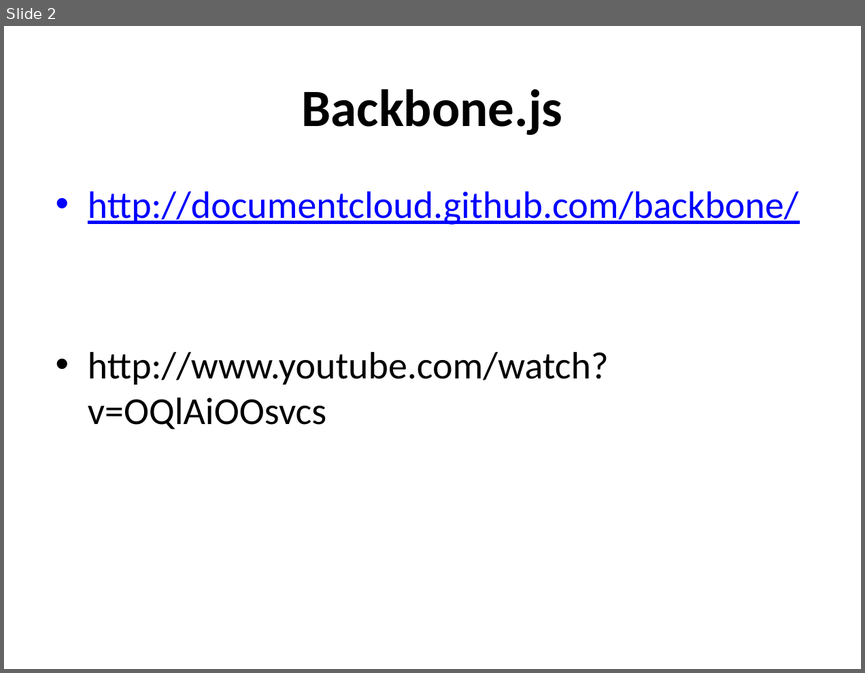
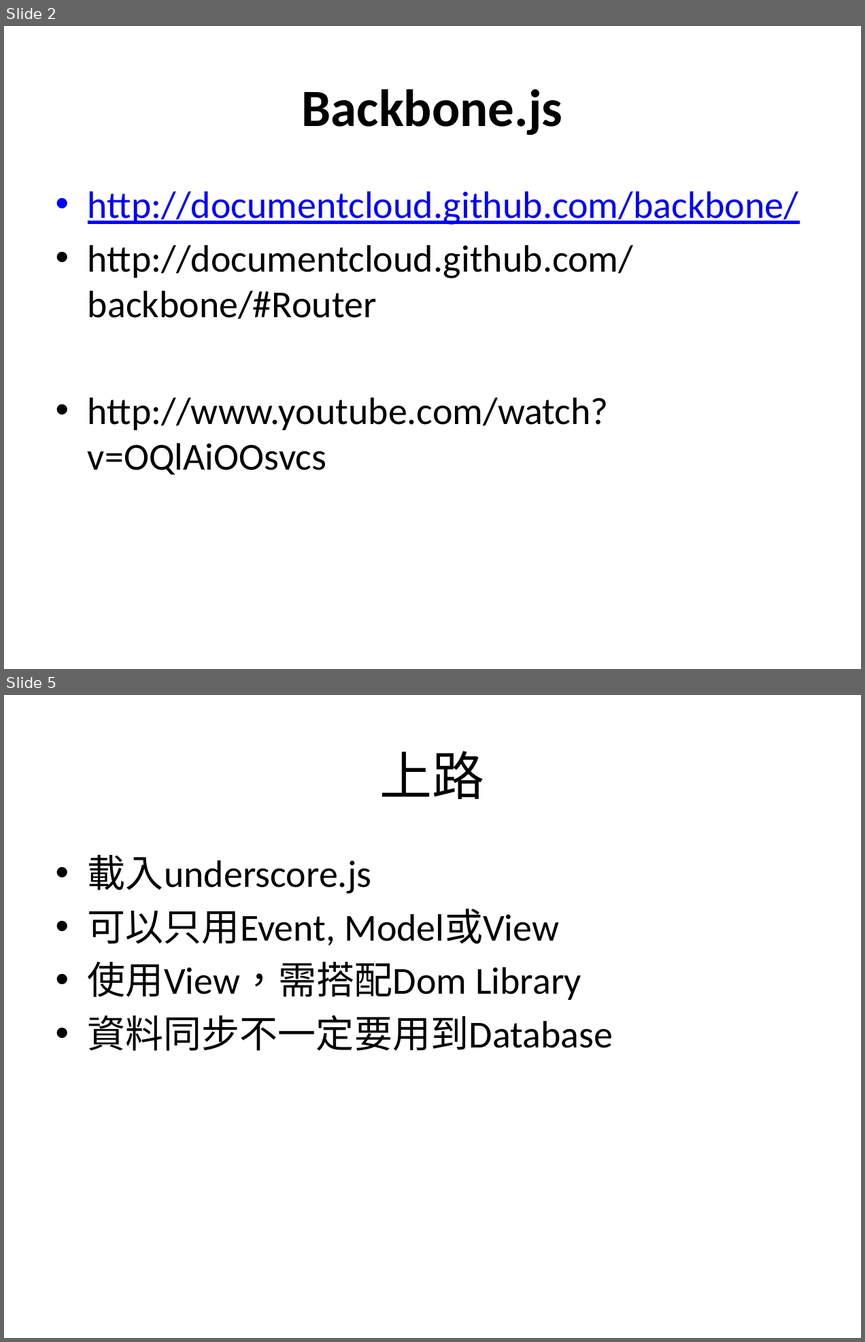
Before and after one commit to ggonzalez/caaweb, a slide deck: pages/backbone/新增 Microsoft PowerPoint 簡報.pptx. Shown one above the other, each under a label of ours: slide 2 before the commit, slides 2 and 5 after it; the slides between them are not shown. The pictures are 865x673 and 865x1342 pixels, drawn with LibreOffice and Linux fonts; fonts in the diff are those of the drawing. Boxes give left, top, right and bottom in pixels: in the first picture for what was removed or moved away, otherwise in the second. Text is boxed around its words. In the diff, an @@ line names an element or a change of style, - is before the commit and + after.

```diff
--- a/pages/backbone/新增 Microsoft PowerPoint 簡報.pptx
+++ b/pages/backbone/新增 Microsoft PowerPoint 簡報.pptx
@@ slide 5 added at <box>4,695,861,1338</box>, background #FFFFFF @@
@@ title added at <box>380,751,485,799</box>, 44 pt, text #000000 @@
+上路
@@ text added at <box>88,855,613,1051</box>, 32 pt, text #000000 @@
+• 載入underscore.js
+• 可以只用Event, Model或View
+• 使用View，需搭配Dom Library
+• 資料同步不一定要用到Database
@@ slide 2 changed as well @@
@@ text at <box>88,245,633,319</box>: paragraph added @@
+• http://documentcloud.github.com/backbone/#Router
```
Also in this commit, not shown: 5 other slides added, 6 other files.
